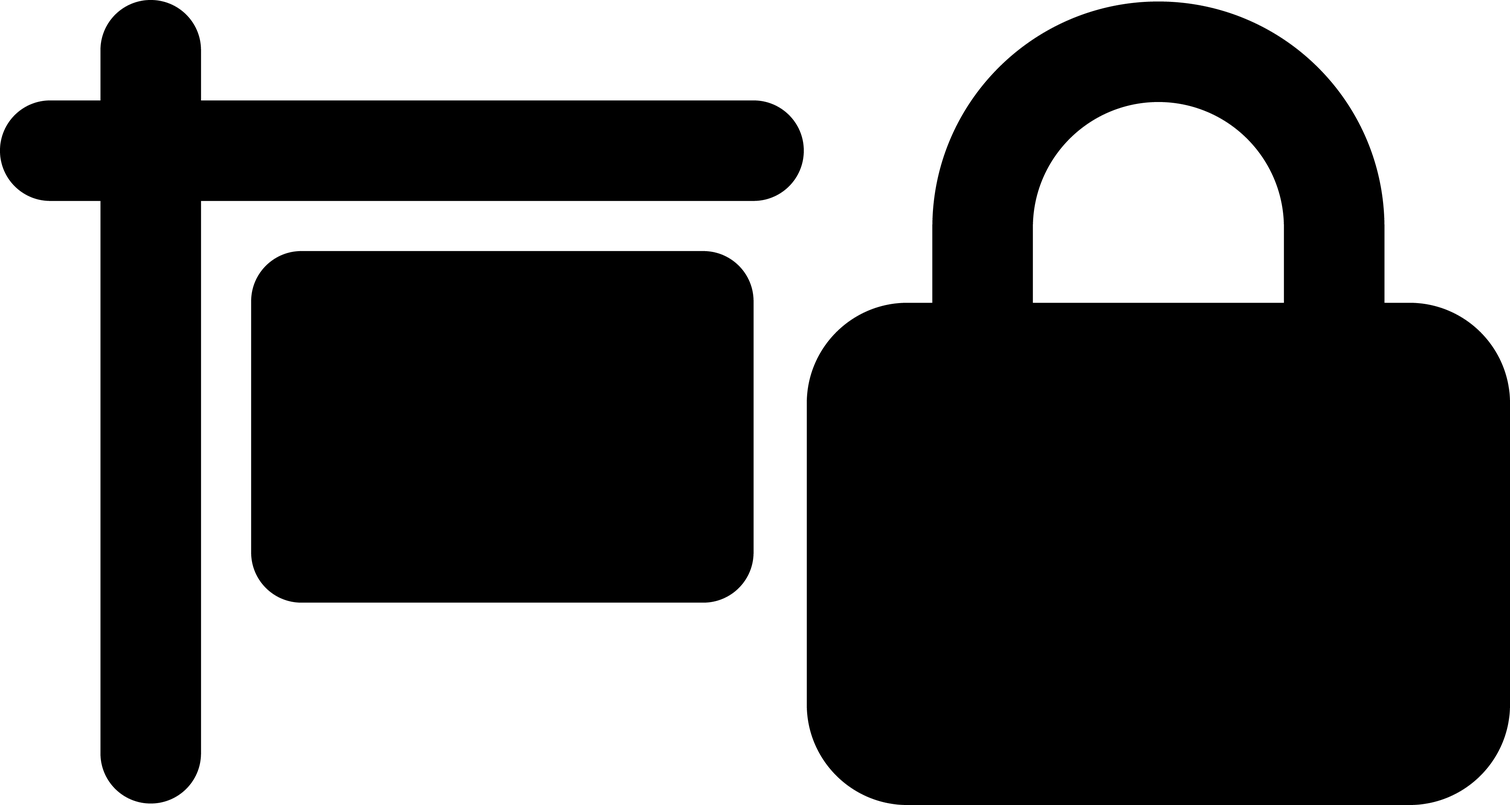
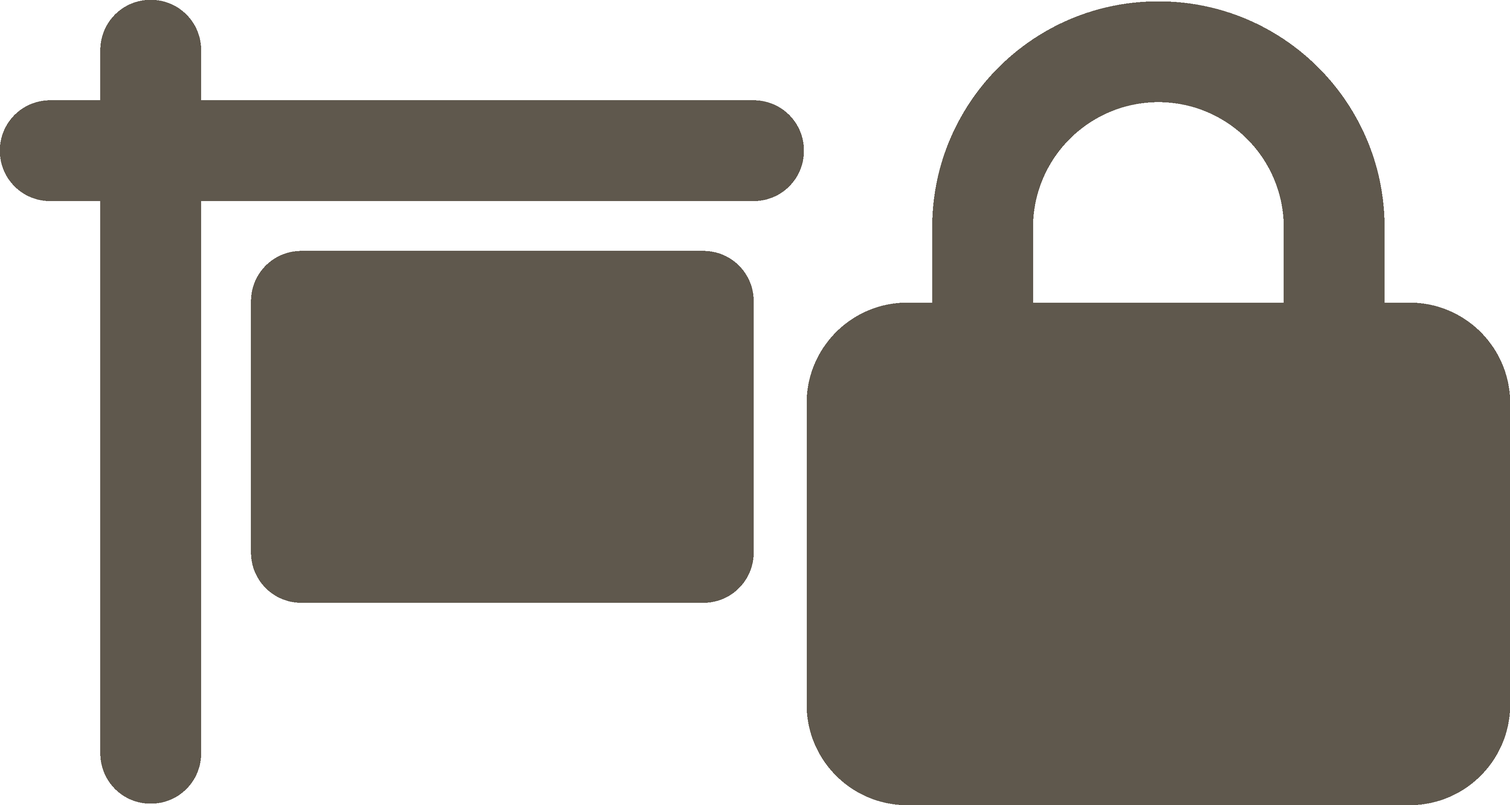
The second 1510 × 805 image is a revision of the first. Changes to its layers:
painted on "Layer 2" over box(806, 1, 1510, 805)
painted on "Layer 1" over box(0, 0, 804, 804)
